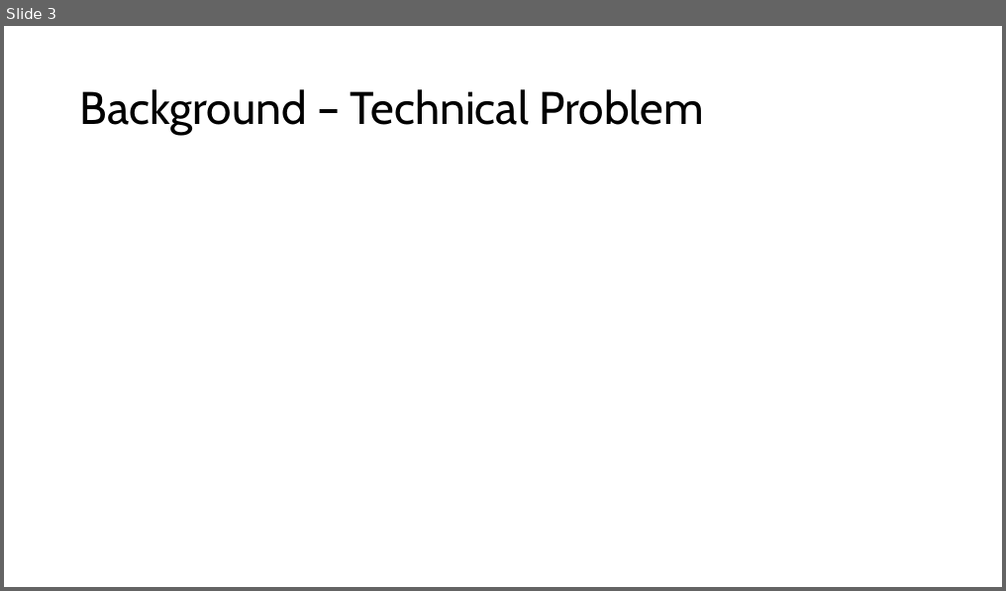
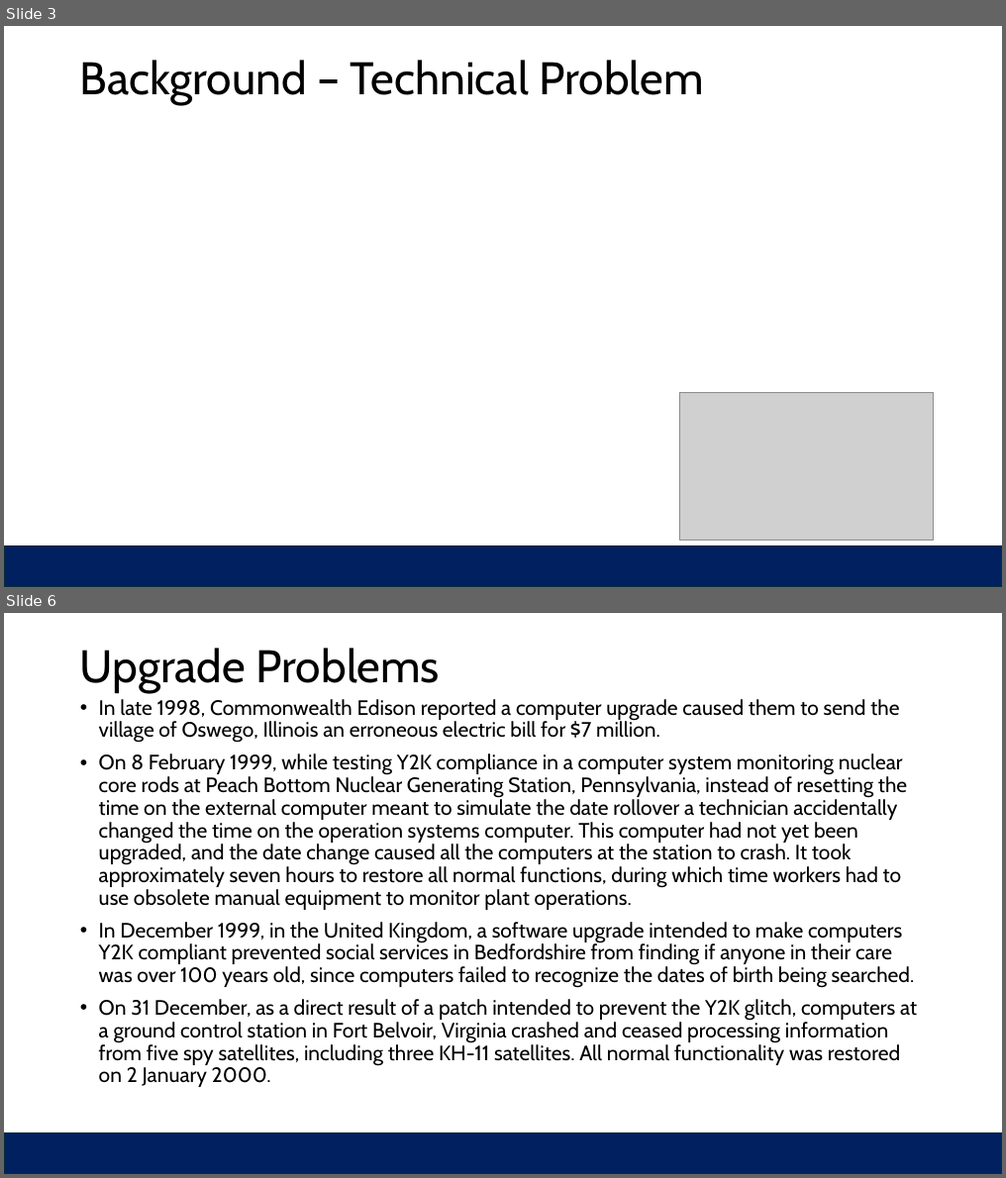
Before and after one commit to sheffy1926/Embedded_Lab_Reports, a slide deck: Y2K.pptx. Shown one above the other, each under a label of ours: slide 3 before the commit, slides 3 and 6 after it; the slides between them are not shown. The pictures are 1006x591 and 1006x1178 pixels, drawn with LibreOffice and Linux fonts; fonts in the diff are those of the drawing; grey boxes stand for pictures. Boxes give left, top, right and bottom in pixels: in the first picture for what was removed or moved away, otherwise in the second. Text is boxed around its words. In the diff, an @@ line names an element or a change of style, - is before the commit and + after.

```diff
--- a/Y2K.pptx
+++ b/Y2K.pptx
@@ slide 6 added at (4, 613, 1002, 1174), background #FFFFFF; not listed: 1 template element that a slide beside it also shows @@
@@ title added at (80, 648, 440, 693), 44 pt, text #000000 @@
+Upgrade Problems
@@ text added at (99, 699, 917, 1087), 20 pt, text #000000 @@
+• In late 1998, Commonwealth Edison reported a computer upgrade caused them to send the village of Oswego, Illinois an erroneous electric bill for $7 million.
+• On 8 February 1999, while testing Y2K compliance in a computer system monitoring nuclear core rods at Peach Bottom Nuclear Generating Station, Pennsylvania, instead of resetting the time on the external computer meant to simulate the date rollover a technician accidentally changed the time on the operation systems computer. This computer had not yet been upgraded, and the date change caused all the computers at the station to crash. It took approximately seven hours to restore all normal functions, during which time workers had to use obsolete manual equipment to monitor plant operations.
+• In December 1999, in the United Kingdom, a software upgrade intended to make computers Y2K compliant prevented social services in Bedfordshire from finding if anyone in their care was over 100 years old, since computers failed to recognize the dates of birth being searched.
+• On 31 December, as a direct result of a patch intended to prevent the Y2K glitch, computers at a ground control station in Fort Belvoir, Virginia crashed and ceased processing information from five spy satellites, including three KH-11 satellites. All normal functionality was restored on 2 January 2000.
@@ slide 3 changed as well @@
@@ title "Background – Technical Problem": place and size @@
-title "Background – Technical Problem" at (80, 89, 703, 135)
+title "Background – Technical Problem" at (80, 60, 703, 105)
@@ picture added at (679, 392, 934, 541) @@
@@ rectangle added at (4, 547, 1002, 587), fill #002060, outline #092A39 1.5 pt @@
```
Also in this commit, not shown: 4 other slides changed, 6 other slides added, 5 slides removed, 8 other files.
